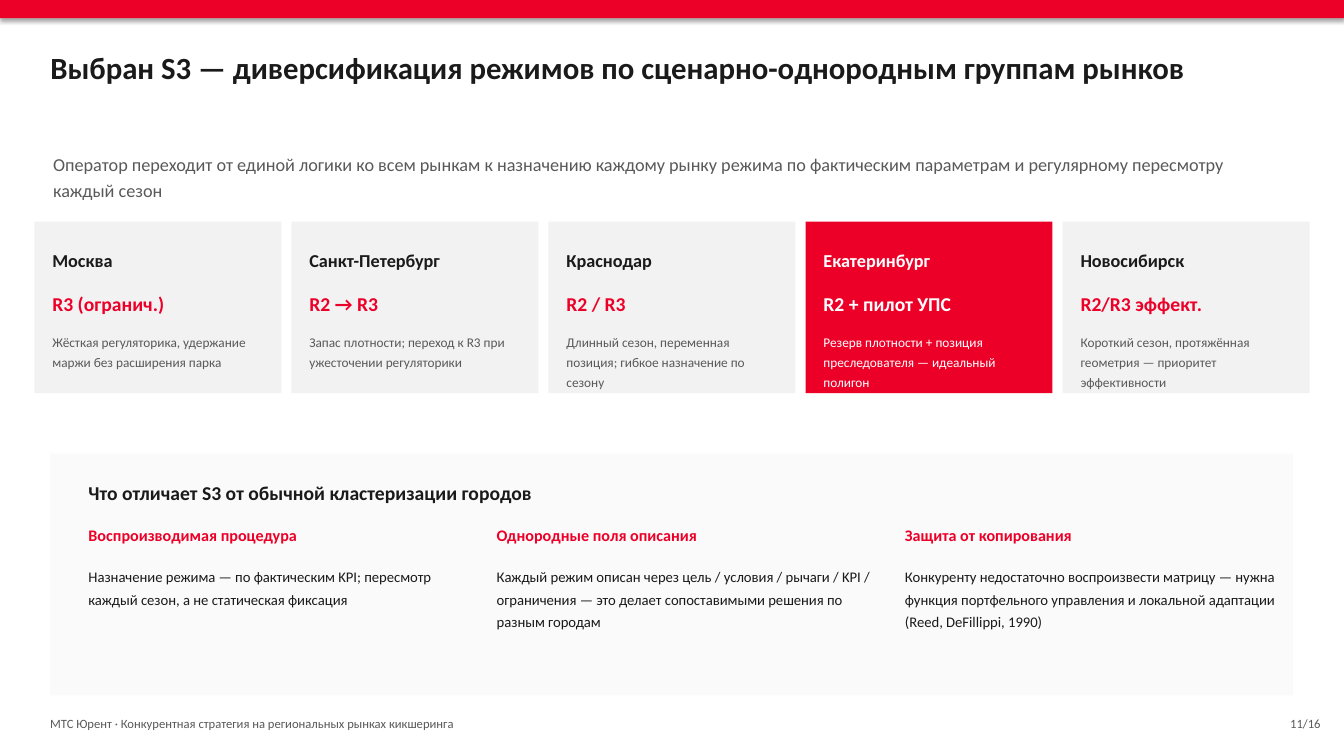
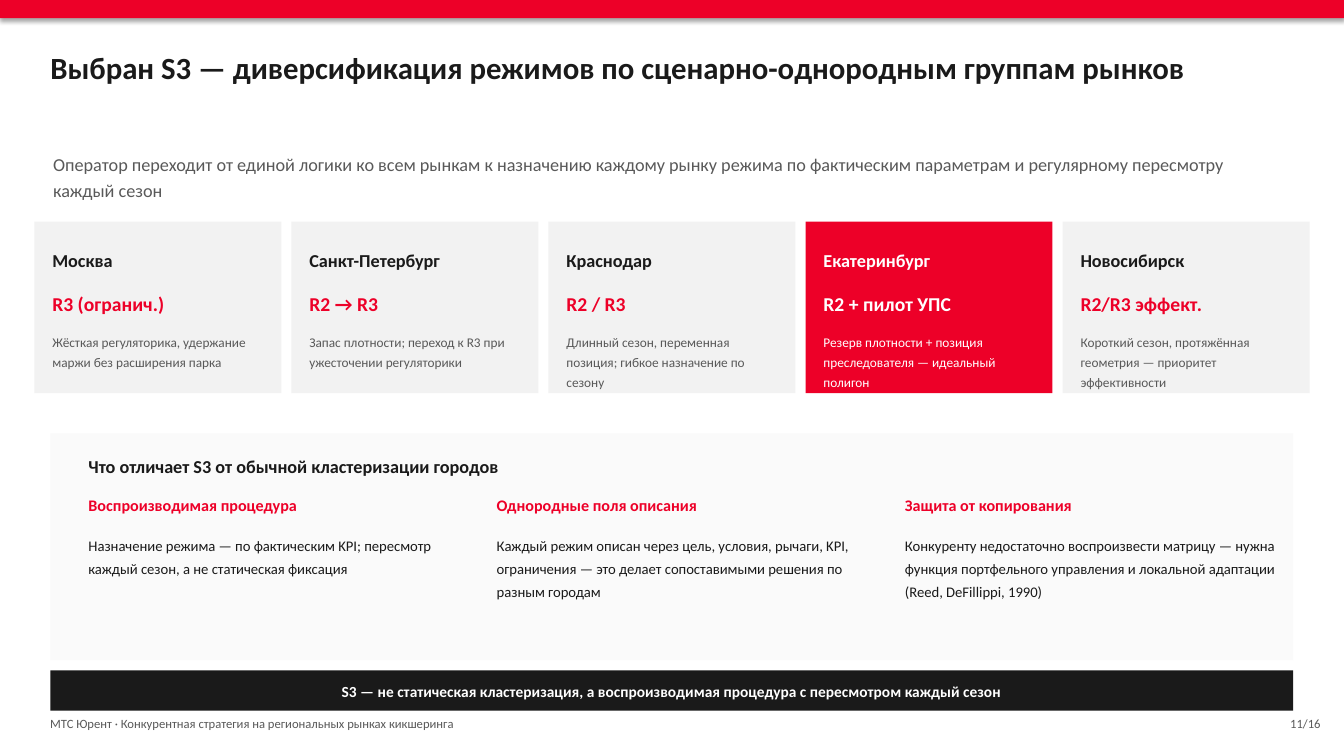
Before and after one commit to alalolop3-hue/-, a slide deck: slide 11 of vkr/VKR_presentation.pptx. Drawn at 1344x756 pixels with LibreOffice and Linux fonts; fonts in the diff are those of the drawing. Boxes give left, top, right and bottom in pixels: in the first picture for what was removed or moved away, otherwise in the second. Text is boxed around its words. In the diff, an @@ line names an element or a change of style, - is before the commit and + after.

```diff
--- a/vkr/VKR_presentation.pptx
+++ b/vkr/VKR_presentation.pptx
@@ rectangle: place and size @@
-rectangle at box(50, 454, 1294, 696)
+rectangle at box(50, 434, 1294, 660)
@@ text "Что отличает S3 от обычной ...": place and size @@
-text "Что отличает S3 от обычной ..." at box(88, 486, 532, 503)
+text "Что отличает S3 от обычной ..." at box(88, 460, 499, 476)
@@ text "Что отличает S3 от обычной ..." at box(88, 460, 499, 476): size 14 to 13 pt @@
@@ 3 texts: place and size @@
-3 texts at box(88, 530, 1072, 544)
+3 texts at box(88, 500, 1072, 514)
@@ text "Назначение режима — по фактическим ...": place and size @@
-text "Назначение режима — по фактическим ..." at box(88, 572, 431, 608)
+text "Назначение режима — по фактическим ..." at box(88, 541, 431, 577)
@@ text "Конкуренту недостаточно воспроизвести матрицу — ...": place and size @@
-text "Конкуренту недостаточно воспроизвести матрицу — ..." at box(905, 572, 1275, 630)
+text "Конкуренту недостаточно воспроизвести матрицу — ..." at box(905, 541, 1275, 600)
@@ text at box(497, 541, 848, 600): text changed @@
-Каждый режим описан через цель / условия / рычаги / KPI / ограничения — это делает сопоставимыми решения по разным городам
+Каждый режим описан через цель, условия, рычаги, KPI, ограничения — это делает сопоставимыми решения по разным городам
@@ rectangle added at box(50, 670, 1294, 711), fill #1A1A1A @@
@@ text added at box(342, 686, 1000, 700), 11 pt, text #FFFFFF, bold @@
+S3 — не статическая кластеризация, а воспроизводимая процедура с пересмотром каждый сезон
```
Also in this commit, not shown: 13 other slides changed, 4 other files.
